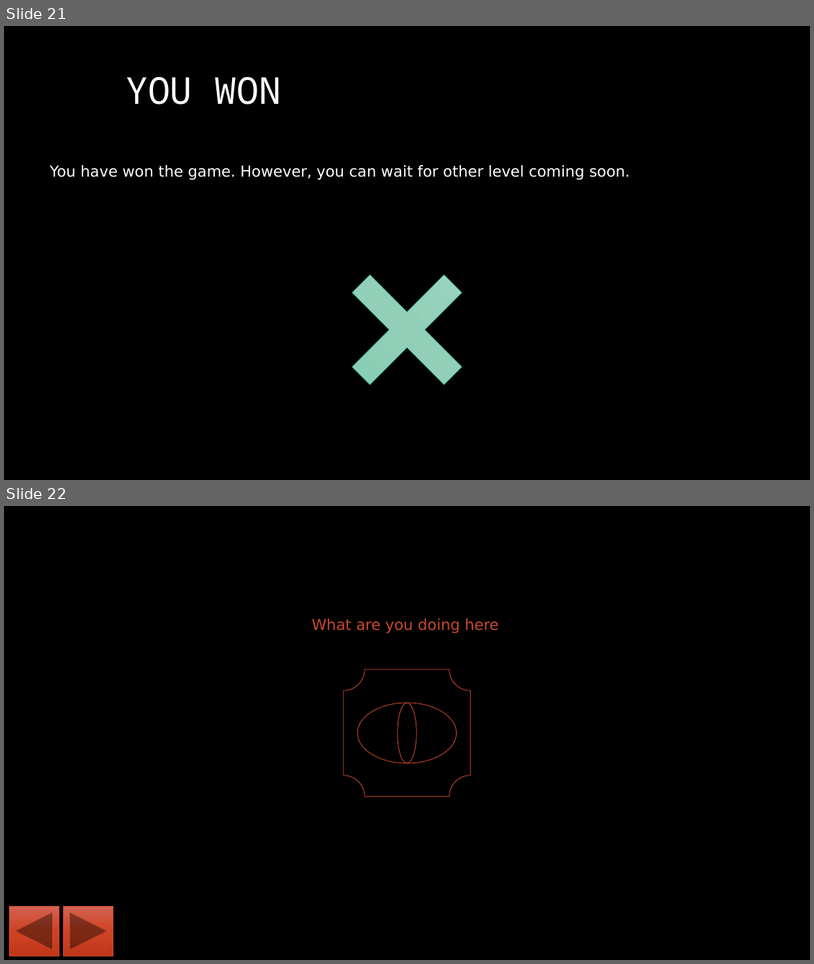
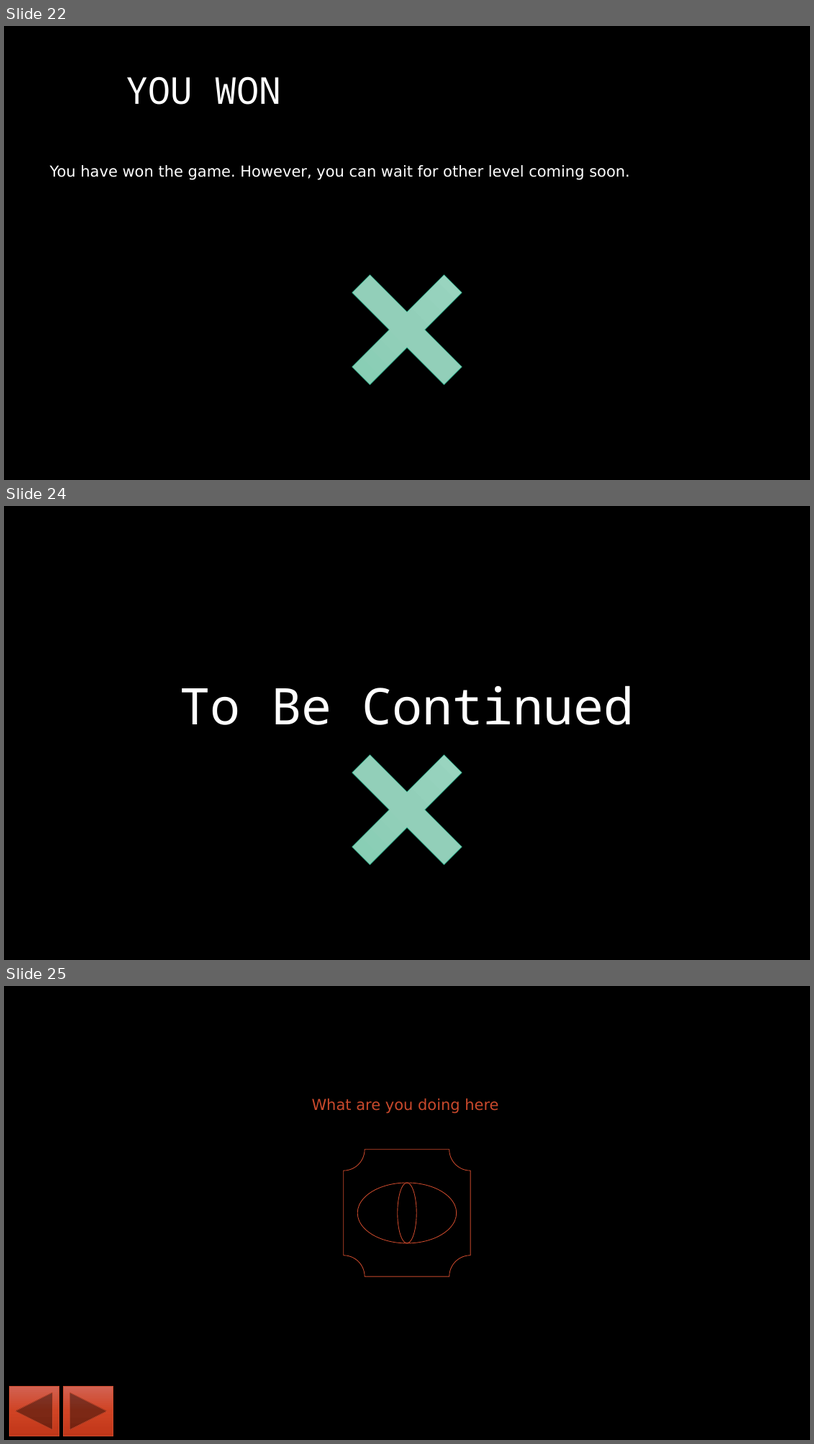
Before and after one commit to unlisted2023/virtual, a slide deck: virtual.pptx. Shown one above the other, each under a label of ours: slides 21 and 22 before the commit, slides 22, 24 and 25 after it; the slides between them are not shown. The pictures are 814x964 and 814x1444 pixels, drawn with LibreOffice and Linux fonts; fonts in the diff are those of the drawing. Boxes give left, top, right and bottom in pixels: in the first picture for what was removed or moved away, otherwise in the second. Text is boxed around its words. In the diff, an @@ line names an element or a change of style, - is before the commit and + after.

```diff
--- a/virtual.pptx
+++ b/virtual.pptx
@@ slide 24 added at <box>4,506,810,960</box>, background #000000 @@
@@ title added at <box>180,685,634,725</box>, 60 pt, text #FFFFFF @@
+To Be Continued
@@ plus added at <box>315,718,499,901</box>, fill gradient #A0DAC4 to #93D0B9 to #7ECDB1, outline #29AF8C 0.5 pt @@
@@ what was slide 21 is now slide 22 @@
@@ what was slide 22 is now slide 25 @@
```
Also in this commit, not shown: 3 slides changed, 2 other slides added, 1 slide removed.
